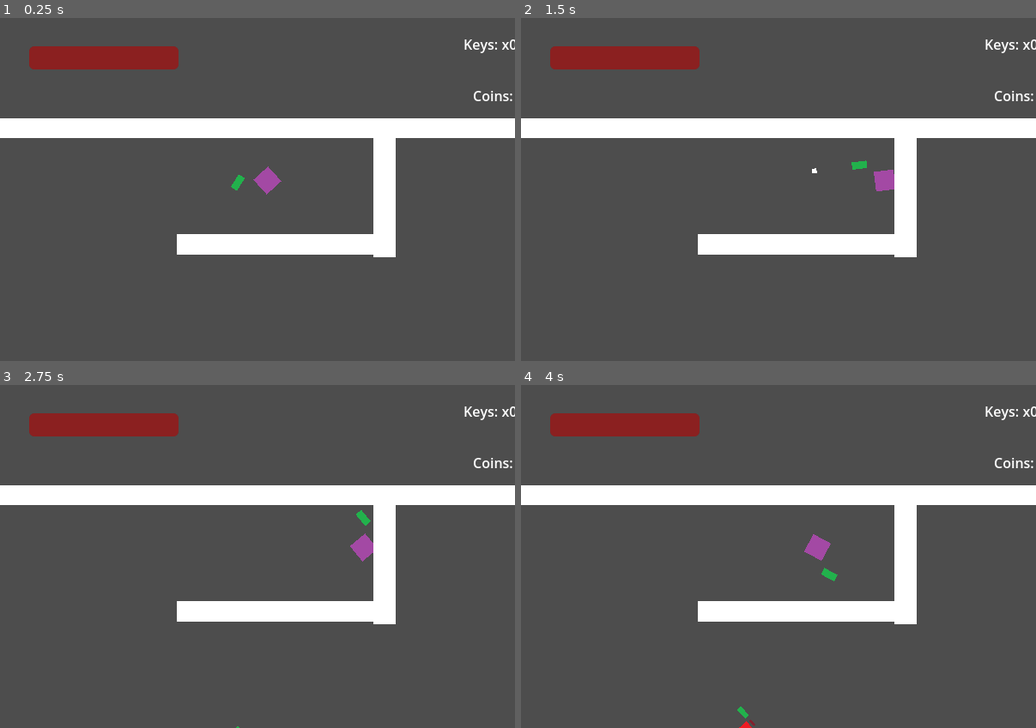
Above: before the commit, frames 1-4 (two rows, left to right).
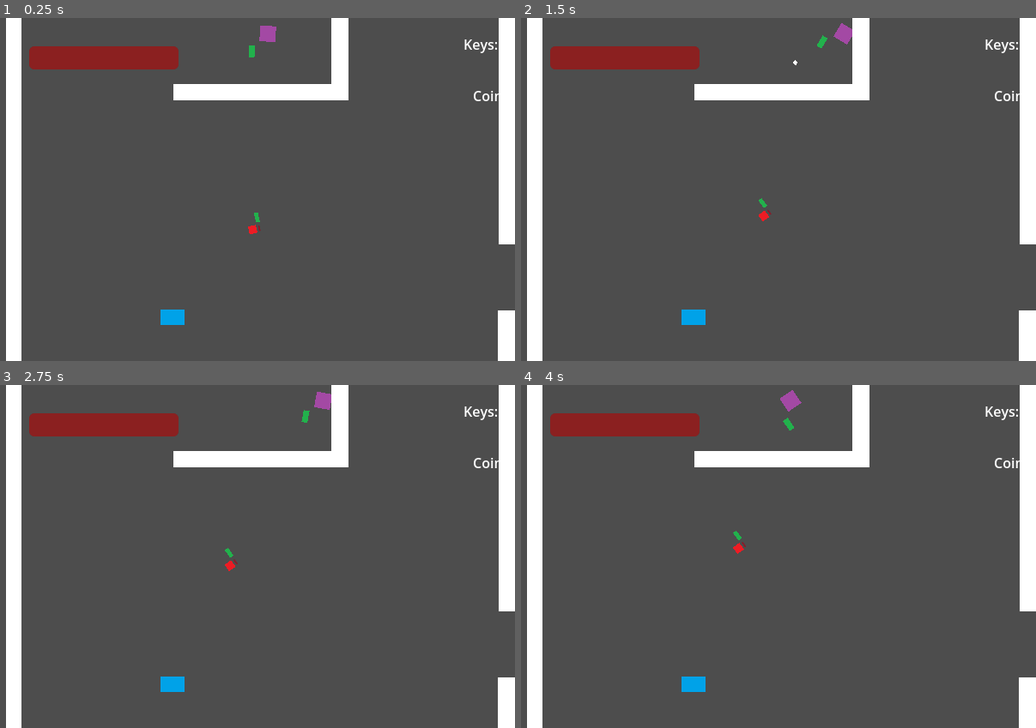
Above: after the commit, the same moments.

Repository: tehlyre/document1
Game: Godot game, scene res://scenes/main.tscn
Two runs of this game, one before a commit and one after it. Both use one fixed random seed, a clock stepped at 60 frames per second and the inputs below.
Inputs (mouse positions are in pixels of both pictures, inside the frame that each line leads up to):
- Up to frame 1 (0.25 s): no input
- Up to frame 2 (1.5 s): tap Enter at 0.5 s; move the mouse to (891, 172) at 0.52 s; hold Right (right) 0.53-1.25 s; hold C (interact) 0.53-1.25 s; click (891, 172) at 0.67 s; drag from (675, 206) to (886, 179) at 1.27 s
- Up to frame 3 (2.75 s): move the mouse to (309, 481) at 2.02 s; hold Right (right) from 2.03 s (still down); hold C (interact) from 2.03 s (still down); click (309, 481) at 2.1 s
- Up to frame 4 (4 s): release Right (right) at 2.75 s; release C (interact) at 2.75 s; tap Space at 2.75 s; drag from (752, 625) to (886, 518) at 2.77 s; move the mouse to (933, 607) at 3.52 s; hold Left (left) from 3.53 s (still down); hold C (interact) from 3.53 s (still down); click (933, 607) at 3.67 s

The runs differ from the first frame. In frame 1, 17% of the frame differs, in the area x 0-100%, y 0-100%; in frame 2, 17%; in frame 3, 17%; in frame 4, 17%.
Error before the commit: Invalid access to property or key 'current_action' on a base object of type 'CharacterBody2D (Enemy)'. (res://scripts/game.gd:18)

Commit message:
Document1 commit LIMELIGHT
- add resizing function to walls in editor that might get scrapped

Diff:
--- a/project.godot
+++ b/project.godot
@@ -19,6 +19,10 @@
 
 window/size/viewport_width=600
 window/size/viewport_height=400
+
+[editor_plugins]
+
+enabled=PackedStringArray("res://addons/drag/plugin.cfg", "res://addons/wallhandling/plugin.cfg")
 
 [input]
 
--- a/scenes/Characters/enemigo.tscn
+++ b/scenes/Characters/enemigo.tscn
@@ -4,8 +4,8 @@
 [ext_resource type="PackedScene" uid="uid://evch3f3ad4o3" path="res://scenes/Other Things/neutral_special.tscn" id="2_4kvev"]
 [ext_resource type="Texture2D" uid="uid://bc72o7r0pj7fx" path="res://assets/textures/enieamy.png" id="2_lc6c0"]
 
-[sub_resource type="RectangleShape2D" id="RectangleShape2D_tkui6"]
-size = Vector2(24, 24)
+[sub_resource type="CircleShape2D" id="CircleShape2D_yki5q"]
+radius = 12.0416
 
 [node name="enemy" type="CharacterBody2D" groups=["enemies"]]
 collision_layer = 2
@@ -26,7 +26,7 @@
 texture = ExtResource("2_lc6c0")
 
 [node name="enemyCollider" type="CollisionShape2D" parent="."]
-shape = SubResource("RectangleShape2D_tkui6")
+shape = SubResource("CircleShape2D_yki5q")
 
 [node name="neutralSpecial" parent="." instance=ExtResource("2_4kvev")]
 position = Vector2(32, 20)
--- a/scenes/Hazards and Helps/chest.tscn
+++ b/scenes/Hazards and Helps/chest.tscn
@@ -10,6 +10,11 @@
 [node name="chest" type="StaticBody2D"]
 script = ExtResource("1_a88ng")
 
+[node name="chestCollider" type="CollisionShape2D" parent="."]
+visible = false
+position = Vector2(0, 0.5)
+shape = SubResource("RectangleShape2D_n6y2u")
+
 [node name="chestSprite" type="Sprite2D" parent="."]
 position = Vector2(0, 1)
 scale = Vector2(0.5, 0.5)
@@ -18,8 +23,3 @@
 [node name="chestInteractionArea" parent="." instance=ExtResource("3_mipub")]
 visible = false
 script = null
-
-[node name="chestCollider" type="CollisionShape2D" parent="."]
-visible = false
-position = Vector2(0, 0.5)
-shape = SubResource("RectangleShape2D_n6y2u")
--- a/scenes/Hazards and Helps/wall.tscn
+++ b/scenes/Hazards and Helps/wall.tscn
@@ -1,16 +1,15 @@
 [gd_scene load_steps=3 format=3 uid="uid://d2fwduwibxhtj"]
 
+[ext_resource type="Script" uid="uid://trrfv454e3p0" path="res://scripts/wall.gd" id="1_psc5w"]
 [ext_resource type="Texture2D" uid="uid://4se753nw0uvs" path="res://assets/textures/Wall.png" id="2_rqch4"]
-
-[sub_resource type="GDScript" id="GDScript_uqxei"]
 
 [node name="wall" type="StaticBody2D" groups=["walls"]]
 collision_layer = 64
 collision_mask = 0
-script = SubResource("GDScript_uqxei")
+script = ExtResource("1_psc5w")
+
+[node name="wallCollider" type="CollisionPolygon2D" parent="."]
+polygon = PackedVector2Array(50, 50, -50, 50, -50, -50, 50, -50)
 
 [node name="wallSprite" type="Sprite2D" parent="."]
 texture = ExtResource("2_rqch4")
-
-[node name="wallCollider" type="CollisionPolygon2D" parent="."]
-polygon = PackedVector2Array(50, 50, -50, 50, -50, -50, 50, -50)
--- a/scenes/Levels/container.tscn
+++ b/scenes/Levels/container.tscn
@@ -6,6 +6,8 @@
 [ext_resource type="PackedScene" uid="uid://bm6h10gtdvvdf" path="res://scenes/Hazards and Helps/goo.tscn" id="4_m1f8i"]
 [ext_resource type="PackedScene" uid="uid://d2fwduwibxhtj" path="res://scenes/Hazards and Helps/wall.tscn" id="4_o0u8o"]
 [ext_resource type="PackedScene" uid="uid://piryy33ucw4m" path="res://scenes/Characters/enemigo.tscn" id="6_f1ryr"]
+[ext_resource type="Script" uid="uid://trrfv454e3p0" path="res://scripts/wall.gd" id="6_imx2c"]
+[ext_resource type="PackedScene" uid="uid://ry5we25acm4m" path="res://scenes/Hazards and Helps/chest.tscn" id="6_l41vt"]
 [ext_resource type="Script" uid="uid://ljvv1x31b24r" path="res://scripts/room.gd" id="7_cdtvu"]
 
 [sub_resource type="RectangleShape2D" id="RectangleShape2D_nxx2i"]
@@ -15,19 +17,20 @@
 process_mode = 1
 script = ExtResource("1_imx2c")
 
-[node name="Durdan" parent="." instance=ExtResource("1_snkv6")]
-position = Vector2(460, 186)
-collision_mask = 75
-
-[node name="Camera" type="Camera2D" parent="Durdan"]
-position = Vector2(-184, 168)
-zoom = Vector2(0.5, 0.5)
+[node name="Camera" type="Camera2D" parent="."]
+position = Vector2(493, 619)
+scale = Vector2(0.125, 0.125)
+zoom = Vector2(0.4, 0.4)
 drag_horizontal_enabled = true
 drag_vertical_enabled = true
 drag_left_margin = 0.5
 drag_top_margin = 0.5
 drag_right_margin = 0.5
 drag_bottom_margin = 0.5
+
+[node name="Durdan" parent="." instance=ExtResource("1_snkv6")]
+position = Vector2(523, 165)
+collision_mask = 75
 
 [node name="CanvasLayer" type="CanvasLayer" parent="."]
 
@@ -63,13 +66,8 @@
 position = Vector2(492, 1189)
 scale = Vector2(14.0411, -0.592078)
 
-[node name="Wall2" parent="Level/Walls" instance=ExtResource("4_o0u8o")]
-position = Vector2(1169, 609)
-rotation = 1.5708
-scale = Vector2(11.0526, -0.501005)
-
 [node name="Wall6" parent="Level/Walls" instance=ExtResource("4_o0u8o")]
-position = Vector2(733, 203)
+position = Vector2(733, 197)
 rotation = 1.5708
 scale = Vector2(3.2526, -0.501005)
 
@@ -78,7 +76,60 @@
 rotation = 1.5708
 scale = Vector2(11.202, -0.474)
 
+[node name="wall" type="StaticBody2D" parent="Level/Walls" groups=["walls"] instance=ExtResource("4_o0u8o")]
+position = Vector2(1222, 409)
+scale = Vector2(0.543501, 7.3828)
+collision_layer = 64
+collision_mask = 0
+script = ExtResource("6_imx2c")
+
+[node name="@StaticBody2D@27805" type="StaticBody2D" parent="Level/Walls" groups=["walls"] instance=ExtResource("4_o0u8o")]
+position = Vector2(1219.2, 1089.91)
+scale = Vector2(0.503964, 2.38182)
+collision_layer = 64
+collision_mask = 0
+script = ExtResource("6_imx2c")
+
+[node name="@StaticBody2D@28738" type="StaticBody2D" parent="Level/Walls" groups=["walls"] instance=ExtResource("4_o0u8o")]
+position = Vector2(1479.84, 1200)
+scale = Vector2(4.72028, 0.516847)
+collision_layer = 64
+collision_mask = 0
+script = ExtResource("6_imx2c")
+
+[node name="@StaticBody2D@29674" type="StaticBody2D" parent="Level/Walls" groups=["walls"] instance=ExtResource("4_o0u8o")]
+position = Vector2(1740.78, 1474.48)
+scale = Vector2(0.63559, 5.9896)
+collision_layer = 64
+collision_mask = 0
+script = ExtResource("6_imx2c")
+
+[node name="@StaticBody2D@30606" type="StaticBody2D" parent="Level/Walls" groups=["walls"] instance=ExtResource("4_o0u8o")]
+position = Vector2(2163.02, 53)
+scale = Vector2(19.6407, 0.619542)
+collision_layer = 64
+collision_mask = 0
+script = ExtResource("6_imx2c")
+
+[node name="@StaticBody2D@31839" type="StaticBody2D" parent="Level/Walls" groups=["walls"] instance=ExtResource("4_o0u8o")]
+position = Vector2(3172.82, 881.3)
+scale = Vector2(0.596348, 17.146)
+collision_layer = 64
+collision_mask = 0
+script = ExtResource("6_imx2c")
+
+[node name="@StaticBody2D@32487" type="StaticBody2D" parent="Level/Walls" groups=["walls"] instance=ExtResource("4_o0u8o")]
+position = Vector2(2469.18, 1758.17)
+scale = Vector2(14.6836, 0.623389)
+collision_layer = 64
+collision_mask = 0
+script = ExtResource("6_imx2c")
+
 [node name="Chests" type="Node2D" parent="."]
+
+[node name="chest" parent="Chests" instance=ExtResource("6_l41vt")]
+position = Vector2(245.518, 989.985)
+contents = "{\"keys\":1, \"coins\":3}"
 
 [node name="Room" type="Area2D" parent="." node_paths=PackedStringArray("player")]
 position = Vector2(0, 1)
--- a/scenes/drag.tscn
+++ b/scenes/drag.tscn
@@ -17,6 +17,7 @@
 anchor_bottom = 1.0
 grow_horizontal = 2
 grow_vertical = 2
+pivot_offset = Vector2(47, -86)
 
 [node name="VBoxContainer" type="VBoxContainer" parent="."]
 layout_mode = 0
@@ -32,6 +33,7 @@
 ignore_texture_size = true
 stretch_mode = 5
 script = ExtResource("1_1pw8o")
+object = 1
 
 [node name="Enemy" type="TextureButton" parent="VBoxContainer"]
 custom_minimum_size = Vector2(120, 34)
@@ -42,6 +44,7 @@
 ignore_texture_size = true
 stretch_mode = 5
 script = ExtResource("1_1pw8o")
+object = 2
 
 [node name="Chest" type="TextureButton" parent="VBoxContainer"]
 custom_minimum_size = Vector2(120, 34)
@@ -52,6 +55,7 @@
 ignore_texture_size = true
 stretch_mode = 5
 script = ExtResource("1_1pw8o")
+object = 3
 
 [node name="Goo" type="TextureButton" parent="VBoxContainer"]
 custom_minimum_size = Vector2(120, 34)
@@ -62,3 +66,4 @@
 ignore_texture_size = true
 stretch_mode = 5
 script = ExtResource("1_1pw8o")
+object = 4
--- a/scenes/main.tscn
+++ b/scenes/main.tscn
@@ -13,7 +13,6 @@
 [node name="gameManager" type="Node2D"]
 process_mode = 3
 script = ExtResource("1_cg0fy")
-is_debugging = true
 metadata/_edit_group_ = true
 
 [node name="container" parent="." instance=ExtResource("2_crrdk")]
--- a/scripts/chest.gd
+++ b/scripts/chest.gd
@@ -36,42 +36,43 @@
 # Called when the node is instantiated. Adds a comma to the contents string to make things easier,
 # then creates the interactionID and calls for the contents to be parsed.
 func _ready() -> void:
-	contents += ','
+	#contents += ','
 	interactionID = "chest" + str(ID)
-	parse_contents()
+	parsed = JSON.parse_string(contents)
+	print(parsed)
 
-# Called on ready to parse the easy to type in string contents into easy-to-read parsed content. I
-# got lazy, and so the parser reads the first letter, identifies what the item is, and then skips to
-# the nearest colon, skips it, and reads the number of that item, then reads a comma, and goes to
-# next item.
-func parse_contents() -> void:
-	var skip : bool = false
-	var key : String = ""
-	var number : String = ""
-	var index : int = 0
-	for i in contents:
-		print(i)
-		if not skip:
-			if i == 'k':
-				key = 'keys'
-				skip = true
-			elif i == 'c':
-				key = 'coins'
-				skip = true
-			elif i == ':':
-				pass
-			elif i in "1234567890":
-				number += i
-			elif i == ",":
-				parsed[key] = int(number)
-				skip = false
-				key = ''
-				number = ''
-		elif skip:
-			if i in "abcdefghijklmnopqrstuvwxyz":
-				if contents[index+1] == ':':
-					skip = false
-		index += 1
+## Called on ready to parse the easy to type in string contents into easy-to-read parsed content. I
+## got lazy, and so the parser reads the first letter, identifies what the item is, and then skips to
+## the nearest colon, skips it, and reads the number of that item, then reads a comma, and goes to
+## next item.
+#func parse_contents() -> void:
+	#var skip : bool = false
+	#var key : String = ""
+	#var number : String = ""
+	#var index : int = 0
+	#for i in contents:
+		#print(i)
+		#if not skip:
+			#if i == 'k':
+				#key = 'keys'
+				#skip = true
+			#elif i == 'c':
+				#key = 'coins'
+				#skip = true
+			#elif i == ':':
+				#pass
+			#elif i in "1234567890":
+				#number += i
+			#elif i == ",":
+				#parsed[key] = int(number)
+				#skip = false
+				#key = ''
+				#number = ''
+		#elif skip:
+			#if i in "abcdefghijklmnopqrstuvwxyz":
+				#if contents[index+1] == ':':
+					#skip = false
+		#index += 1
 
 # Called every frame. Detects if the chest is opened or not. If so, it promptly deletes itself.
 func _process(delta) -> void:
--- a/scripts/durdan.gd
+++ b/scripts/durdan.gd
@@ -197,6 +197,7 @@
 # or else facing a reasonable controller direction (TODO). Then, it detects hazards, sets velocity, adjust the gun,
 # and fires it if applicable, then moves the player.
 func _physics_process(delta) -> void:
+	print(interactables)
 	# For facing the mouse {
 
 	if is_using_mouse:
--- a/scripts/game.gd
+++ b/scripts/game.gd
@@ -15,7 +15,7 @@
 		var j : = $container/Room/enemies.get_children()
 		debugger.display_text("Enemy "+str(i+1)+":", i*5)
 		debugger.display_text(j[i].mover.get_move_state(), i*5+1)
-		debugger.display_text(str(j[i].current_action), i*5+2)
+		debugger.display_text(str(j[i].mover.current_action), i*5+2)
 		debugger.display_text(" ", i*5+3)
 
 
@@ -153,7 +153,7 @@
 # chest into the player's inventory and then deletes it by setting the chest's is_opened to true.
 func _on_player_open_chest(i : int) -> void:
 	inventory['keys'] += $container/Chests.get_child(i).parsed['keys']
-	inventory['coins'] += $container/Chests.get_child(i).parsed['coins']
+	inventory['coins'] += $container/Chests.get_child(i).parsed['coins'] if $container/Chests.get_child(i).parsed['coins'] != null else 0
 	$container/Chests.get_child(i).is_opened = true
 
 
--- a/scripts/supplemental tools/editor_button.gd
+++ b/scripts/supplemental tools/editor_button.gd
@@ -1,15 +1,19 @@
 @tool
 extends TextureButton
 
+signal changed_editor_status(status : int)
+@export var object : int
+
 func _ready() -> void:
-	pressed.connect(test)
 	toggled.connect(_on_toggle)
 
-func test() -> void:
-	print('gay')
+
 
 func _on_toggle(is_on : bool) -> void:
 	if is_on:
 		for i in get_parent().get_children():
 			if i != self:
 				i.button_pressed = false
+		changed_editor_status.emit(object)
+	else:
+		changed_editor_status.emit(0)
--- /dev/null
+++ b/scripts/wall.gd
@@ -0,0 +1,21 @@
+@tool
+extends StaticBody2D
+class_name Wall
+
+var previous_location : Vector2 = position
+
+#func _input(event: InputEvent) -> void:
+	#if (event is InputEventMouseButton and Engine.is_editor_hint()):
+		#if $wallSprite.get_rect().has_point(event.position):
+			#print("what the sigma")
+	#print($wallSprite.get_rect())
+
+func _process(delta: float) -> void:
+	pass
+
+func get_translated_mouse_pos(mouse_pos : Vector2) -> Vector2:
+	var local_mouse_pos = mouse_pos-position
+	local_mouse_pos = local_mouse_pos.rotated(rotation)
+	local_mouse_pos.x /= scale.x
+	local_mouse_pos.y /= scale.y
+	return local_mouse_pos
Not shown, changed: addons/drag/drag.gd
Not shown, added: addons/drag/rwall.gd
Not shown, added: addons/drag/rwall.gd.uid
Not shown, added: addons/wallhandling/plugin.cfg
Not shown, added: addons/wallhandling/wallhandling.gd
Not shown, added: addons/wallhandling/wallhandling.gd.uid
Not shown: 1 places in scenes/Levels/container.tscn that only renumber resources
Not shown, added: scripts/wall.gd.uid
